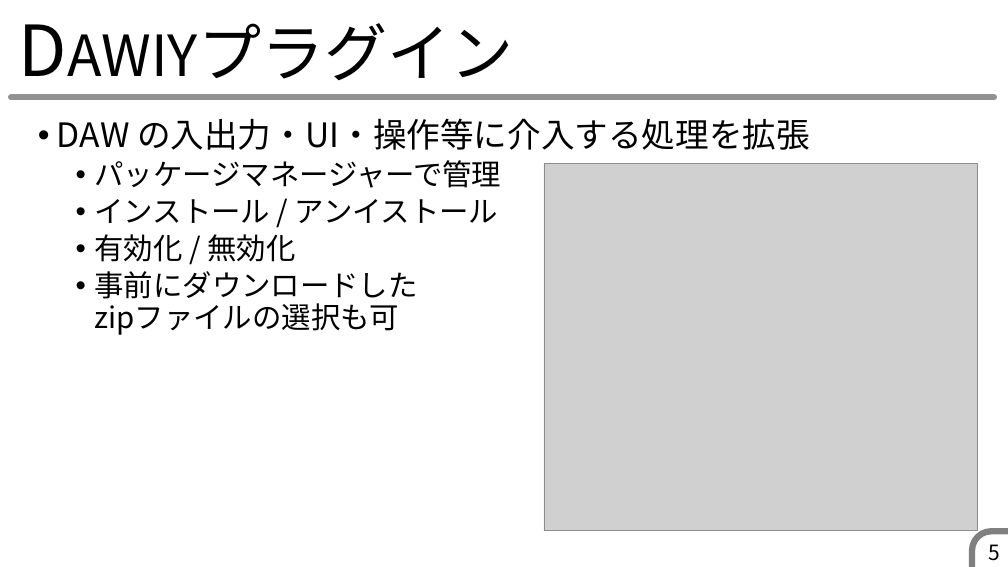
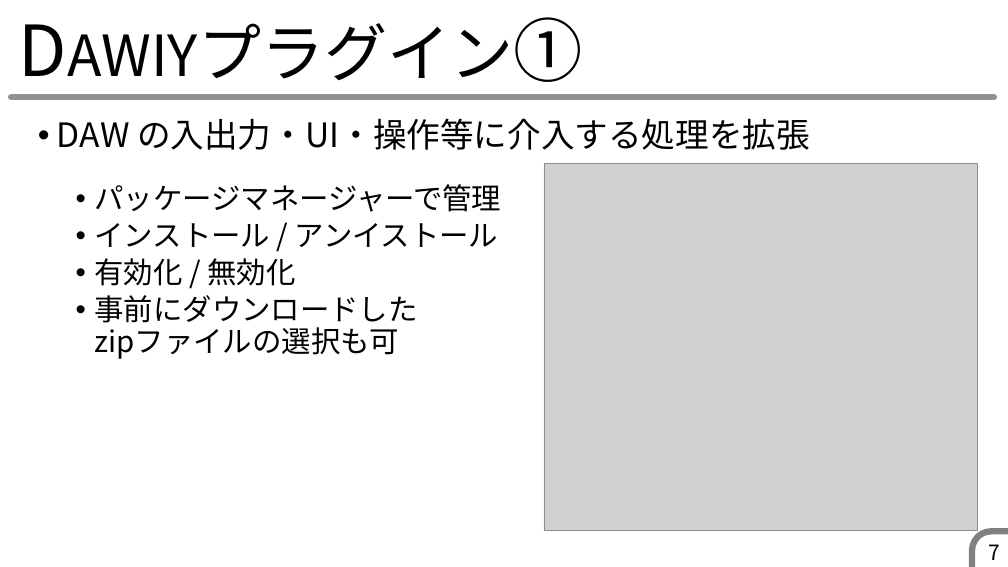
Before and after one commit to muse-studio/pbl2025, a slide deck: slide 7 of 発表スライド・ポスター/EC79_DAWIY_スライド.pptx (slide 5 before the commit). Drawn at 1008x567 pixels with LibreOffice and Linux fonts; fonts in the diff are those of the drawing; grey boxes stand for pictures. Boxes give left, top, right and bottom in pixels: in the first picture for what was removed or moved away, otherwise in the second. Text is boxed around its words. In the diff, an @@ line names an element or a change of style, - is before the commit and + after.

```diff
--- a/発表スライド・ポスター/EC79_DAWIY_スライド.pptx
+++ b/発表スライド・ポスター/EC79_DAWIY_スライド.pptx
@@ title at (11, 10, 994, 97): text changed @@
-DAWIYプラグイン
+DAWIYプラグイン①
@@ text "DAW の入出力・UI・操作等に介入する処理を拡張" rewrapped from (57, 118, 810, 335) to (57, 118, 810, 359) @@
@@ page number at (989, 544, 1001, 560): text changed @@
-5
+7
```
Also in this commit, not shown: 4 other slides changed, 4 slides added, 23 other files.
